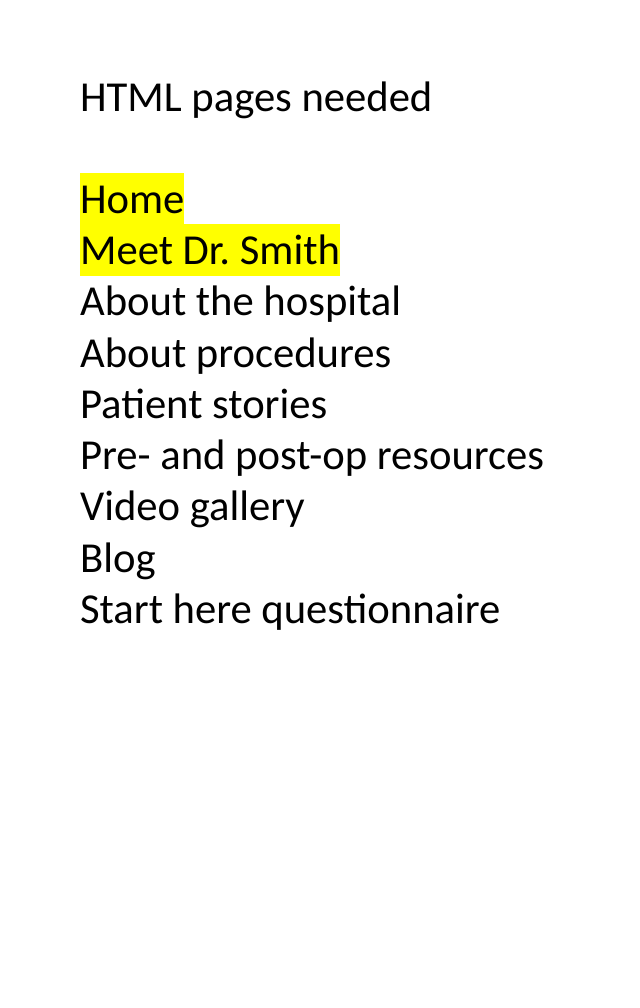
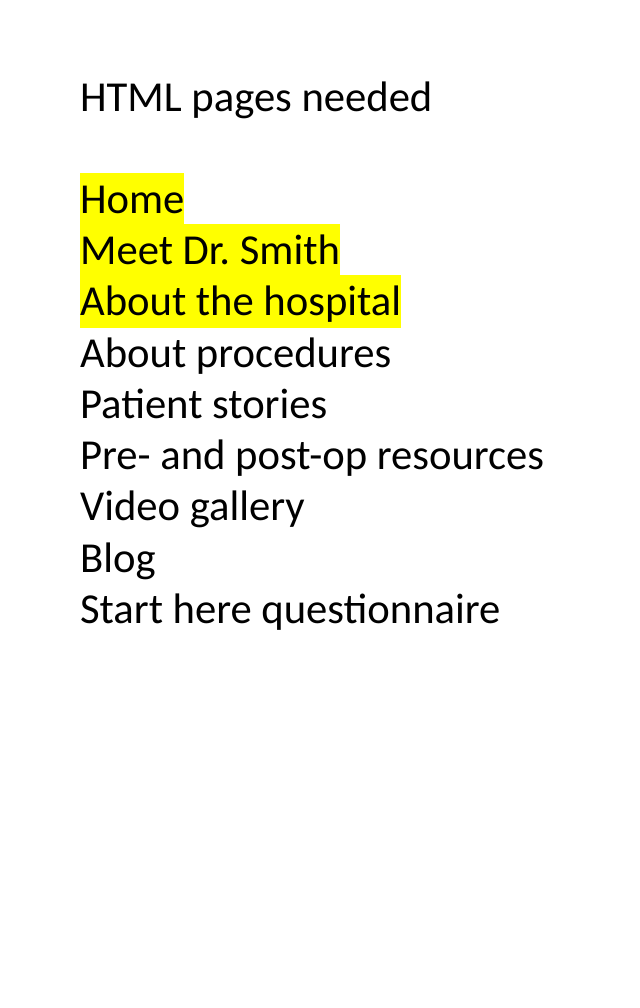
Before and after one commit to audcsm/aos-site, a slide deck: slide 2 of Website Design Tools.pptx. Drawn at 640x1008 pixels with LibreOffice and Linux fonts; fonts in the diff are those of the drawing. Boxes give left, top, right and bottom in pixels: in the first picture for what was removed or moved away, otherwise in the second. Text is boxed around its words. In the diff, an @@ line names an element or a change of style, - is before the commit and + after.

```diff
--- a/Website Design Tools.pptx
+++ b/Website Design Tools.pptx
@@ text at (80,285,401,322): highlight none to #FFFF00 in "About the hospital" @@
```
Also in this commit, not shown: 1 slide added, 1 other file.
